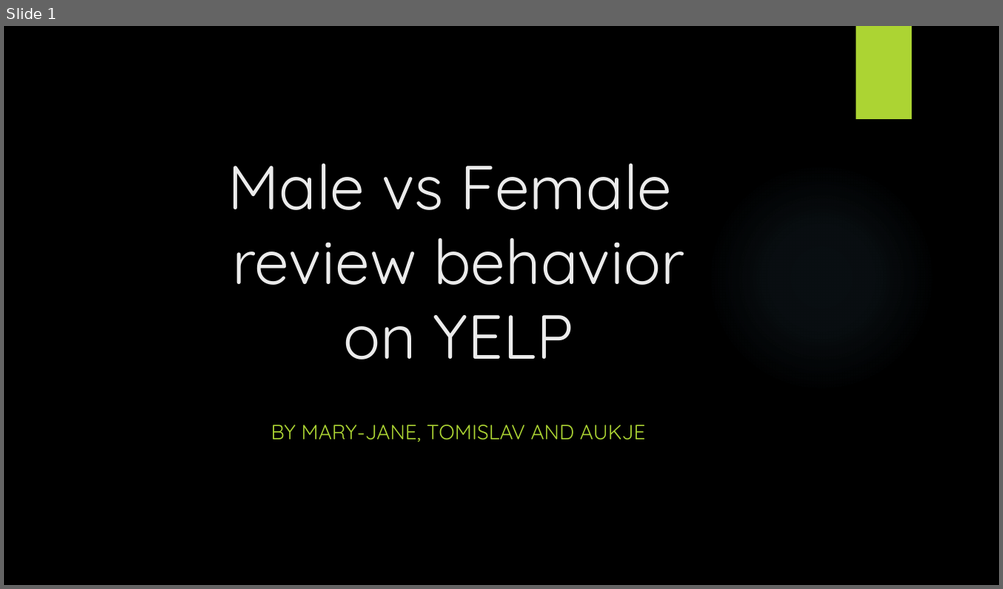
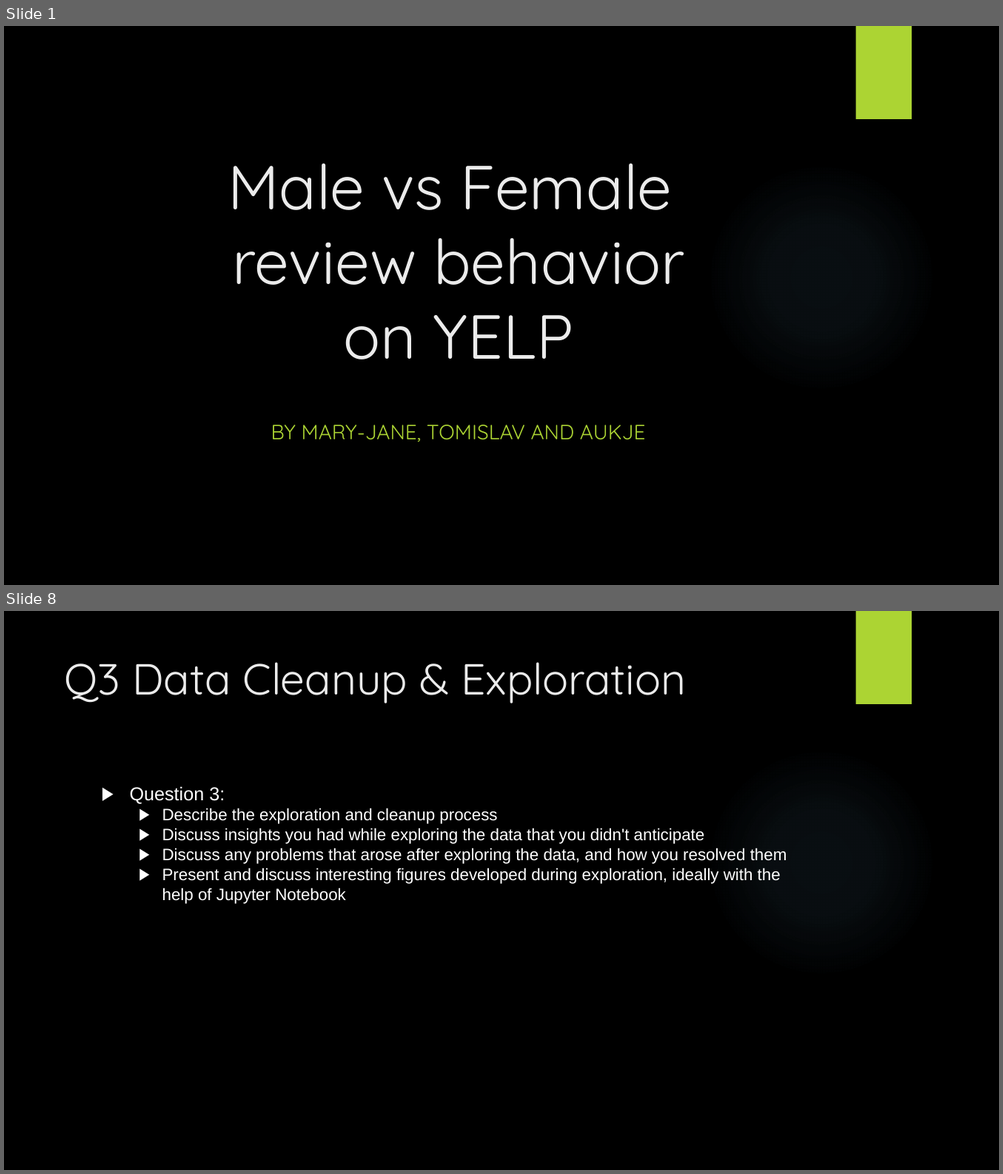
Before and after one commit to DutchDS/Project-1, a slide deck: Presentation.pptx. Shown one above the other, each under a label of ours: slide 1 before the commit, slides 1 and 8 after it; the slides between them are not shown. The pictures are 1003x589 and 1003x1174 pixels, drawn with LibreOffice and Linux fonts; fonts in the diff are those of the drawing; background and template pictures are left out. Boxes give left, top, right and bottom in pixels: in the first picture for what was removed or moved away, otherwise in the second. Text is boxed around its words. In the diff, an @@ line names an element or a change of style, - is before the commit and + after.

```diff
--- a/Presentation.pptx
+++ b/Presentation.pptx
@@ slide 8 added at (4, 611, 999, 1170), background picture (left out); not listed: 2 template elements that a slide beside it also shows @@
@@ title added at (64, 662, 686, 703), 42 pt, text #EBEBEB @@
+Q3 Data Cleanup & Exploration
@@ text added at (130, 786, 787, 904), 16 pt, text #FFFFFF @@
+▶ Question 3:
+  ▶ Describe the exploration and cleanup process
+  ▶ Discuss insights you had while exploring the data that you didn't anticipate
+  ▶ Discuss any problems that arose after exploring the data, and how you resolved them
+  ▶ Present and discuss interesting figures developed during exploration, ideally with the help of Jupyter Notebook
```
Also in this commit, not shown: 1 slide changed, 5 other slides added, 2 slides removed.
